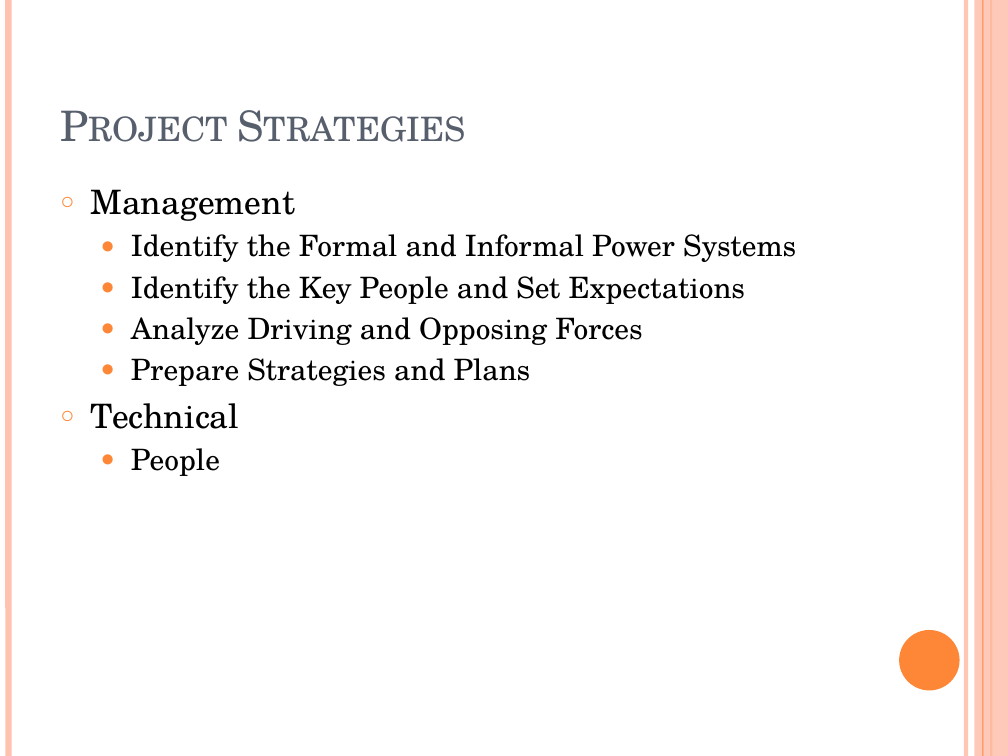
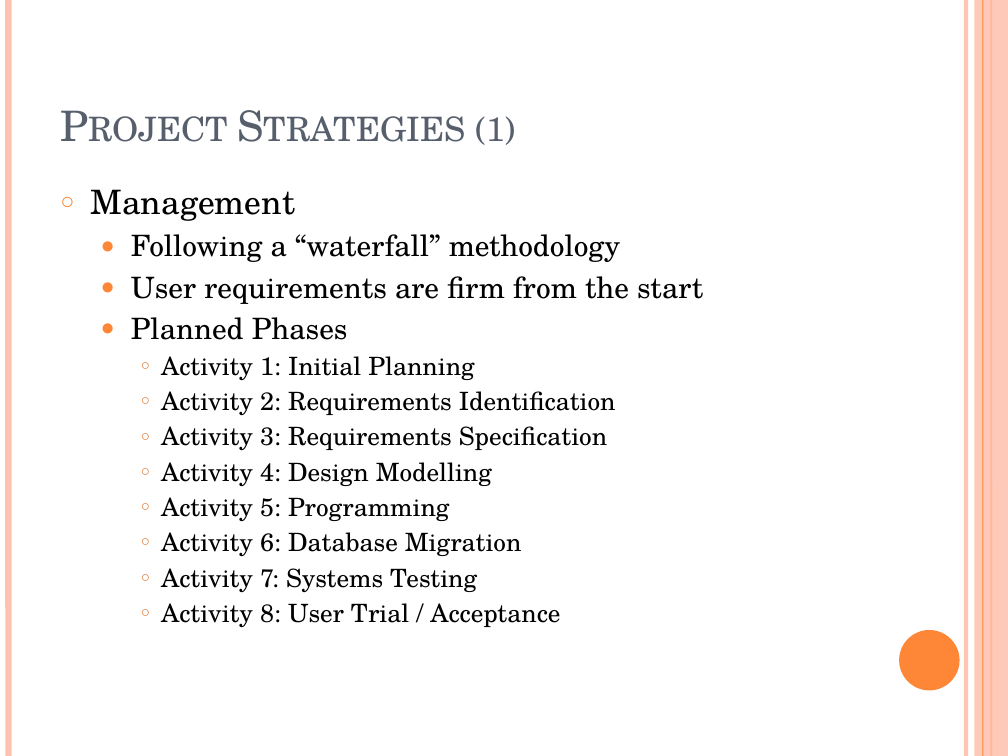
Before and after one commit to rankorth/cylinders-orders-management-system, a slide deck: slide 6 of Documentation/Management/Communications/Internal Correspondence/MTech Presentation [09 Apr 2011] (Alvin).pptx. Drawn at 1008x756 pixels with LibreOffice and Linux fonts; fonts in the diff are those of the drawing. Boxes give left, top, right and bottom in pixels: in the first picture for what was removed or moved away, otherwise in the second. Text is boxed around its words. In the diff, an @@ line names an element or a change of style, - is before the commit and + after.

```diff
--- a/Documentation/Management/Communications/Internal Correspondence/MTech Presentation [09 Apr 2011] (Alvin).pptx
+++ b/Documentation/Management/Communications/Internal Correspondence/MTech Presentation [09 Apr 2011] (Alvin).pptx
@@ title at [475, 116, 516, 145]: text changed @@
-Project Strategies
+Project Strategies (1)
@@ text at [131, 234, 703, 628]: text changed; size 21 to 18 pt @@
-  ● Identify the Formal and Informal Power Systems
-  ● Identify the Key People and Set Expectations
-  ● Analyze Driving and Opposing Forces
-  ● Prepare Strategies and Plans
-○ Technical
-  ● People
+  ● Following a “waterfall” methodology
+  ● User requirements are firm from the start
+  ● Planned Phases
+    ○ Activity 1: Initial Planning
+    ○ Activity 2: Requirements Identification
+    ○ Activity 3: Requirements Specification
+    ○ Activity 4: Design Modelling
+    ○ Activity 5: Programming
+    ○ Activity 6: Database Migration
+    ○ Activity 7: Systems Testing
+    ○ Activity 8: User Trial / Acceptance
```
Also in this commit, not shown: 1 other slide changed, 3 slides added, 1 other file.
